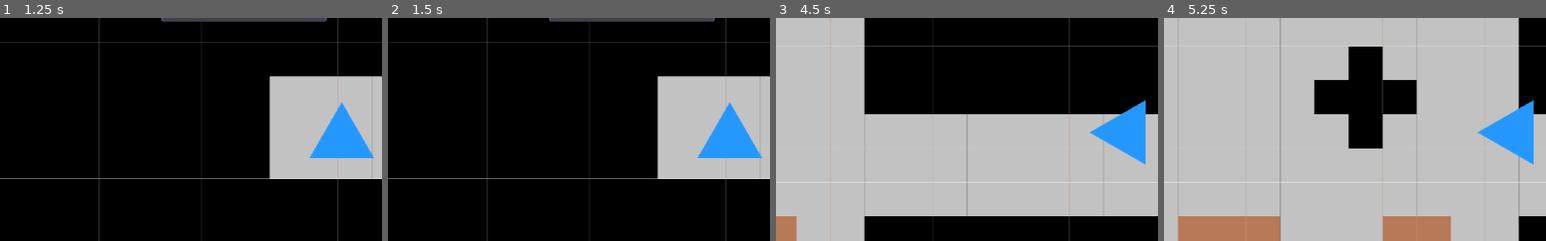
Above: before the commit, frames 1-4 (left to right).
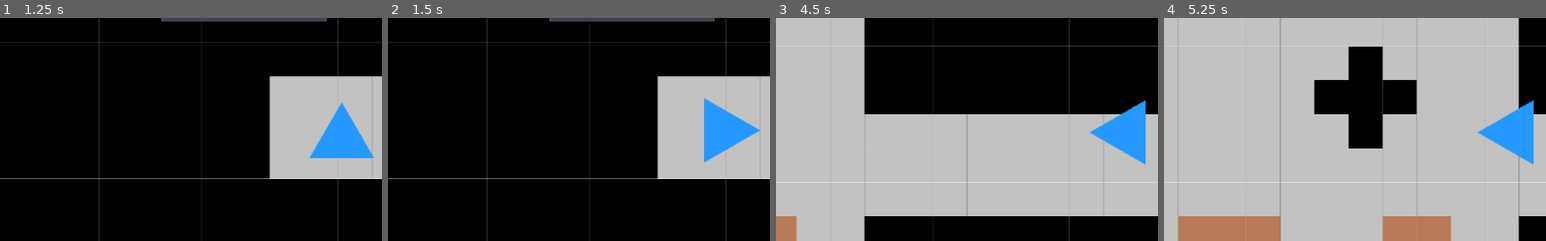
Above: after the commit, the same moments.

Repository: steagray/FA22-Senior-Design
Game: Godot game, scene res://Scenes/Tutorial.tscn
The game is run twice, just before and just after one commit, with the same random seed, the same clock (stepped at 60 frames per second) and the same inputs.
Inputs:
- Up to frame 1 (1.25 s): click "The Button Button :D" at 0.5 s
- Up to frame 2 (1.5 s): tap Enter at 1.25 s; hold Right (ui_right) from 1.28 s (still down); hold Z (spell_one) from 1.28 s (still down)
- Up to frame 3 (4.5 s): release Right (ui_right) at 2.03 s; release Z (spell_one) at 2.03 s; hold Down (ui_down) 2.03-2.78 s; tap X (spell_two) at 2.1, 3.6 s; tap Space at 2.75 s; hold Right (ui_right) 2.78-3.53 s; hold Z (spell_one) 2.78-3.53 s; hold Up (ui_up) 3.53-4.28 s; tap Enter at 4.25 s; hold Left (ui_left) from 4.28 s (still down); hold Z (spell_one) from 4.28 s (still down)
- Up to frame 4 (5.25 s): keep holding Left (ui_left); tap Space at 5 s; release Z (spell_one) at 5.03 s; tap X (spell_two) at 5.1 s
The pictures show only the part of the screen within x 5-55%, y 25-75%; the shares and areas given below are measured in that part.

Frame 1 is identical in both runs. In frame 2, 1.7% of the frame differs, in the area x 81-98%, y 35-65%; in frame 3, less than 0.1%; in frame 4, less than 0.1%.

Commit message:
fixed movement

Diff:
--- a/Scripts/Player.gd
+++ b/Scripts/Player.gd
@@ -34,16 +34,12 @@
 
 	# Movement handling
 	if Input.is_action_pressed("ui_right") and canMove and not isCasting:
-		rotation_degrees = 90
 		move_and_collide(Vector2.RIGHT * stats.speed)
 	if Input.is_action_pressed("ui_down") and canMove and not isCasting:
-		rotation_degrees = 180
 		move_and_collide(Vector2.DOWN * stats.speed)
 	if Input.is_action_pressed("ui_up") and canMove and not isCasting:
-		rotation_degrees = 0
 		move_and_collide(Vector2.UP * stats.speed)
 	if Input.is_action_pressed("ui_left") and canMove and not isCasting:
-		rotation_degrees = 270
 		move_and_collide(Vector2.LEFT * stats.speed)
 
 func _input(event):
@@ -51,6 +47,14 @@
 		castSpell(spellone)
 	if event.is_action_pressed("spell_two"):
 		castSpell(spelltwo)
+	if event.is_action_pressed("ui_right"):
+		rotation_degrees = 90
+	if event.is_action_pressed("ui_down"):
+		rotation_degrees = 180
+	if event.is_action_pressed("ui_up"):
+		rotation_degrees = 0
+	if event.is_action_pressed("ui_left"):
+		rotation_degrees = 270
 
 func takedmg():
 	stats.health -= 1
--- a/project.godot
+++ b/project.godot
@@ -9,12 +9,18 @@
 config_version=4
 
 _global_script_classes=[ {
+"base": "EditorVCSInterface",
+"class": "GitAPI",
+"language": "NativeScript",
+"path": "res://addons/godot-git-plugin/git_api.gdns"
+}, {
 "base": "Node",
 "class": "spell",
 "language": "GDScript",
 "path": "res://Scripts/spell.gd"
 } ]
 _global_script_class_icons={
+"GitAPI": "",
 "spell": ""
 }
 
